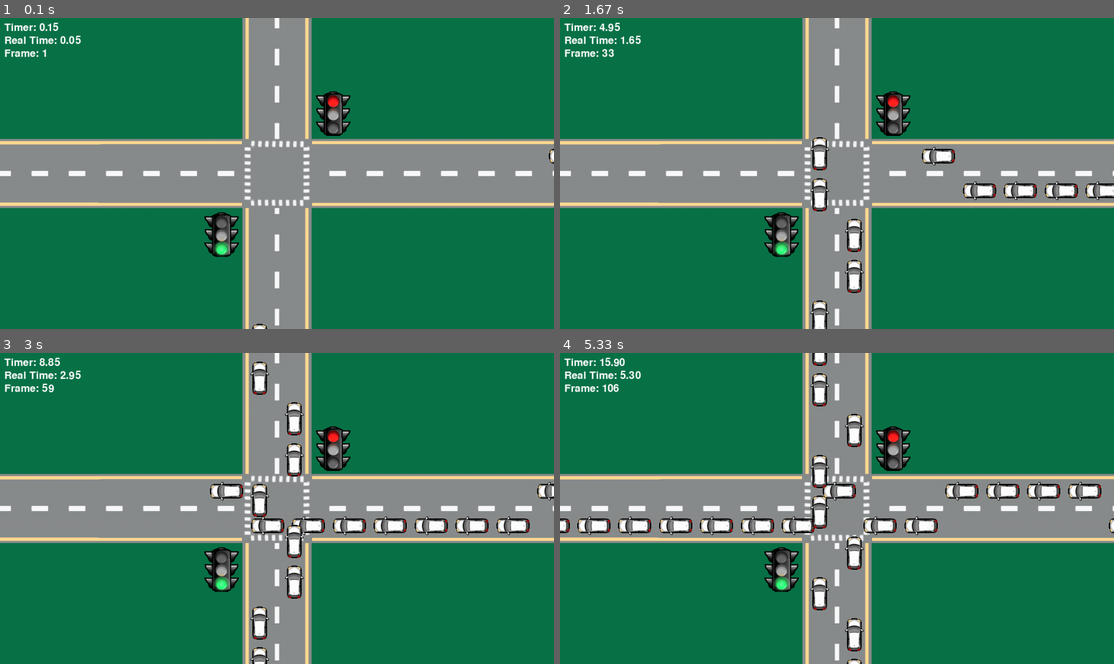
Above: before the commit, frames 1-4 (two rows, left to right).
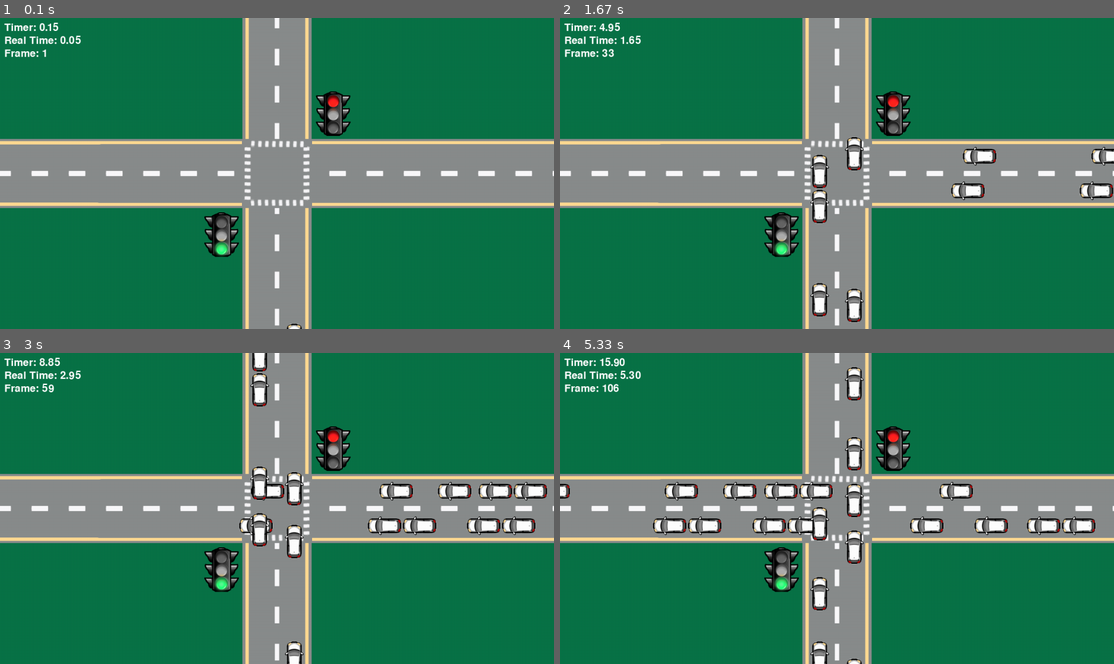
Above: after the commit, the same moments.

Repository: IChaudhry892/csce-4430-project
Game: pygame game, started from pygame-traffic-test/main.py
Same seed, same stepped clock (60 frames per second), same inputs: the game is played once before the commit and once after it.
Inputs:
- Up to frame 1 (0.1 s): no input
- Up to frame 2 (1.67 s): no input
- Up to frame 3 (3 s): no input
- Up to frame 4 (5.33 s): no input

The runs differ from the first frame. In frame 1, 0.1% of the frame differs, in the area x 45-100%, y 42-100%; in frame 2, 3.6%; in frame 3, 5.7%; in frame 4, 7.5%, in the area x 0-100%, y 0-100%.

Commit message:
Modify vehicle spawning.
Each road now has two lane lists instead of all four lanes being tracked in Scenario.py. Now, vehicles can spawn in both lanes in a road at the same time.

Diff:
--- a/pygame-traffic-test/Graphics/SimulationGraphicConfig.py
+++ b/pygame-traffic-test/Graphics/SimulationGraphicConfig.py
@@ -40,13 +40,17 @@
     # Vehicle Constants
     VEHICLE_WIDTH = 80
     VEHICLE_HEIGHT = 60
-    VERTICAL_ROAD_VEHICLE_START_Y = SCREEN_HEIGHT
-    HORIZONTAL_ROAD_VEHICLE_START_X = SCREEN_WIDTH
+    VERTICAL_ROAD_START_Y = SCREEN_HEIGHT
+    VERTICAL_ROAD_LEFT_LANE_START_X = (SCREEN_WIDTH // 2) - (ROAD_WIDTH // 4) - (VEHICLE_HEIGHT // 2)
+    VERTICAL_ROAD_RIGHT_LANE_START_X = (SCREEN_WIDTH // 2) + (ROAD_WIDTH // 4) - (VEHICLE_HEIGHT // 2)
+    HORIZONTAL_ROAD_START_X = SCREEN_WIDTH
+    HORIZONTAL_ROAD_LEFT_LANE_START_Y = (SCREEN_HEIGHT // 2) + (ROAD_WIDTH // 4) - (VEHICLE_HEIGHT // 2)
+    HORIZONTAL_ROAD_RIGHT_LANE_START_Y = (SCREEN_HEIGHT // 2) - (ROAD_WIDTH // 4) - (VEHICLE_HEIGHT // 2)
     LANE_STARTING_POSITIONS = {
-        "vertical_road_left_lane": [(SCREEN_WIDTH // 2) - (ROAD_WIDTH // 4) - (VEHICLE_HEIGHT // 2), VERTICAL_ROAD_VEHICLE_START_Y],
-        "vertical_road_right_lane": [SCREEN_WIDTH // 2 + (ROAD_WIDTH // 4) - (VEHICLE_HEIGHT // 2), VERTICAL_ROAD_VEHICLE_START_Y],
-        "horizontal_road_left_lane": [HORIZONTAL_ROAD_VEHICLE_START_X, (SCREEN_HEIGHT // 2) + (ROAD_WIDTH // 4) - (VEHICLE_HEIGHT // 2)],
-        "horizontal_road_right_lane": [HORIZONTAL_ROAD_VEHICLE_START_X, (SCREEN_HEIGHT // 2) - (ROAD_WIDTH // 4) - (VEHICLE_HEIGHT // 2)]
+        "vertical_road_left_lane": [VERTICAL_ROAD_LEFT_LANE_START_X, VERTICAL_ROAD_START_Y],
+        "vertical_road_right_lane": [VERTICAL_ROAD_RIGHT_LANE_START_X, VERTICAL_ROAD_START_Y],
+        "horizontal_road_left_lane": [HORIZONTAL_ROAD_START_X, HORIZONTAL_ROAD_LEFT_LANE_START_Y],
+        "horizontal_road_right_lane": [HORIZONTAL_ROAD_START_X, HORIZONTAL_ROAD_RIGHT_LANE_START_Y]
     }
     VEHICLE_SPAWN_GAP_METERS = 0.5  # Minimum gap between spawned vehicles in meters
 
--- a/pygame-traffic-test/Road/Road.py
+++ b/pygame-traffic-test/Road/Road.py
@@ -1,4 +1,5 @@
 import random
+import pygame
 from Animation.Animatable import Animatable
 from Graphics.SimulationGraphicConfig import SimulationGraphicConfig
 from SimulationToolbox.SimulationConfig import SimulationConfig
@@ -14,6 +15,11 @@
         self.road_id = road_id
         self.traffic_intensity = traffic_intensity # Probability of spawning a vehicle per virtual minute
 
+        self.vehicle_lanes = {
+            "left_lane": [],
+            "right_lane": []
+        }
+
     def draw(self, screen):
         screen.blit(self.image, (self.x, self.y))
 
@@ -23,12 +29,62 @@
     def getRoadID(self):
         return self.road_id
 
-    def create_vehicle(self, images: dict) -> Vehicle:
+    def get_lane_key(self, lane_id):
+        return f"{self.road_id}_{lane_id}"
+
+    def can_spawn_in_lane(self, lane_id, screen) -> bool:
+        """Check if a vehicle can be spawned in the specified lane based on existing vehicles"""
+        lane_vehicle_list = self.vehicle_lanes[lane_id]
+        lane_key = self.get_lane_key(lane_id)
+        min_gap = max(SimulationGraphicConfig.VEHICLE_WIDTH, SimulationGraphicConfig.VEHICLE_HEIGHT) + (SimulationGraphicConfig.VEHICLE_SPAWN_GAP_METERS * SimulationConfig.PIXELS_PER_METER)
+        spawn_x = SimulationGraphicConfig.LANE_STARTING_POSITIONS[lane_key][0]
+        spawn_y = SimulationGraphicConfig.LANE_STARTING_POSITIONS[lane_key][1]
+
+        spawn_rectangle = pygame.Rect((spawn_x, spawn_y, SimulationGraphicConfig.VEHICLE_WIDTH, SimulationGraphicConfig.VEHICLE_HEIGHT))
+        pygame.draw.rect(screen, (255, 0, 0), spawn_rectangle, 2)  # For debugging: visualize spawn area
+        for vehicle in lane_vehicle_list:
+            vehicle_rectangle = pygame.Rect((vehicle.x, vehicle.y, vehicle.width, vehicle.height))
+            pygame.draw.rect(screen, (0, 255, 0), vehicle_rectangle, 2)  # For debugging: visualize existing vehicle
+            if spawn_rectangle.colliderect(vehicle_rectangle):
+                print(f"Cannot spawn in {lane_key}: spawn area occupied by vehicle at ({vehicle.x}, {vehicle.y})")
+                return False
+        return True
+
+    def register_vehicle_in_lane(self, vehicle: Vehicle) -> None:
+        """Register a vehicle in the specified lane's vehicle list"""
+        lane_id = vehicle.lane_id
+        self.vehicle_lanes[lane_id].append(vehicle)
+
+    def remove_vehicle_from_lane(self, vehicle: Vehicle) -> None:
+        """Remove a vehicle from the specified lane's vehicle list"""
+        lane_id = vehicle.lane_id
+        if vehicle in self.vehicle_lanes[lane_id]:
+            self.vehicle_lanes[lane_id].remove(vehicle)
+
+    def choose_spawn_lane(self) -> str:
+        """Choose a lane to spawn a vehicle, ensuring it's not occupied"""
+        possible_lanes = list(self.vehicle_lanes.keys())
+        return random.choice(possible_lanes)
+
+    def try_spawn_vehicle_in_lane(self, scenario, screen) -> bool:
+        """Attempt to spawn a vehicle in the specified lane if possible"""
+        first_lane = self.choose_spawn_lane()
+        second_lane = "left_lane" if first_lane == "right_lane" else "right_lane"
+        lane_order = [first_lane, second_lane]
+        for lane_id in lane_order:
+            if self.can_spawn_in_lane(lane_id, screen):
+                vehicle = self.create_vehicle(scenario.images, lane_id)
+                scenario.register_vehicle_in_scenario(vehicle)
+                self.register_vehicle_in_lane(vehicle)
+                return True
+        return False
+
+    def create_vehicle(self, images: dict, lane_id: str) -> Vehicle:
         """
         Create (but do not register) a Vehicle for this road.
         Returns a Vehicle instance; caller should add it to the scenario.
         """
-        lane_id = random.choice(["left_lane", "right_lane"])
+        # lane_id = random.choice(["left_lane", "right_lane"])
 
         if self.road_id == SimulationConfig.ROAD_IDS["Vertical Road"]:
             img = images['car_north']
@@ -37,24 +93,24 @@
             img = images['car_west']
             return Vehicle(SimulationGraphicConfig.VEHICLE_WIDTH, SimulationGraphicConfig.VEHICLE_HEIGHT, SimulationConfig.VEHICLE_VELOCITY_MPS, img, self.road_id, lane_id)
 
-    def is_vehicle_spawn_occupied(self, vehicle, min_distance):
-        """Check if a vehicle is too close to the spawn point"""
-        if self.road_id == SimulationConfig.ROAD_IDS["Vertical Road"]:
-            return abs(vehicle.y - SimulationGraphicConfig.VERTICAL_ROAD_VEHICLE_START_Y) < min_distance
-        elif self.road_id == SimulationConfig.ROAD_IDS["Horizontal Road"]:
-            return abs(vehicle.x - SimulationGraphicConfig.HORIZONTAL_ROAD_VEHICLE_START_X) < min_distance
-        return False
+    # def is_vehicle_spawn_occupied(self, vehicle, min_distance):
+    #     """Check if a vehicle is too close to the spawn point"""
+    #     if self.road_id == SimulationConfig.ROAD_IDS["Vertical Road"]:
+    #         return abs(vehicle.y - SimulationGraphicConfig.VERTICAL_ROAD_START_Y) < min_distance
+    #     elif self.road_id == SimulationConfig.ROAD_IDS["Horizontal Road"]:
+    #         return abs(vehicle.x - SimulationGraphicConfig.HORIZONTAL_ROAD_START_X) < min_distance
+    #     return False
 
-    def can_spawn_vehicle(self, scenario) -> bool:
-        """Check if a vehicle can be spawned on this road based on existing vehicles in each lane"""
-        for lane_id in ["left_lane", "right_lane"]:
-            lane_key = f"{self.road_id}_{lane_id}"
-            vehicles_in_lane = scenario.vehicle_lanes[lane_key]
+    # def can_spawn_vehicle(self, scenario) -> bool:
+    #     """Check if a vehicle can be spawned on this road based on existing vehicles in each lane"""
+    #     for lane_id in ["left_lane", "right_lane"]:
+    #         lane_key = f"{self.road_id}_{lane_id}"
+    #         vehicles_in_lane = scenario.vehicle_lanes[lane_key]
 
-            # Check if any vehicle in the lane is too close to the spawn point
-            for vehicle in vehicles_in_lane:
-                min_spawn_distance = max(SimulationGraphicConfig.VEHICLE_WIDTH, SimulationGraphicConfig.VEHICLE_HEIGHT) + (SimulationGraphicConfig.VEHICLE_SPAWN_GAP_METERS * SimulationConfig.PIXELS_PER_METER)
-                if self.is_vehicle_spawn_occupied(vehicle, min_spawn_distance):
-                    print(f"Cannot spawn on {lane_key}: too close to existing vehicle at ({vehicle.x}, {vehicle.y})")
-                    return False  # Cannot spawn if any vehicle is too close
-        return True
+    #         # Check if any vehicle in the lane is too close to the spawn point
+    #         for vehicle in vehicles_in_lane:
+    #             min_spawn_distance = max(SimulationGraphicConfig.VEHICLE_WIDTH, SimulationGraphicConfig.VEHICLE_HEIGHT) + (SimulationGraphicConfig.VEHICLE_SPAWN_GAP_METERS * SimulationConfig.PIXELS_PER_METER)
+    #             if self.is_vehicle_spawn_occupied(vehicle, min_spawn_distance):
+    #                 print(f"Cannot spawn on {lane_key}: too close to existing vehicle at ({vehicle.x}, {vehicle.y})")
+    #                 return False  # Cannot spawn if any vehicle is too close
+    #     return True
--- a/pygame-traffic-test/SimulationToolbox/Scenario.py
+++ b/pygame-traffic-test/SimulationToolbox/Scenario.py
@@ -19,12 +19,12 @@
         self.images = images    # Images dictionary for loading graphics
 
         # Lists for tracking vehicles in each lane
-        self.vehicle_lanes = {
-            "vertical_road_left_lane": [],
-            "vertical_road_right_lane": [],
-            "horizontal_road_left_lane": [],
-            "horizontal_road_right_lane": []
-        }
+        # self.vehicle_lanes = {
+        #     "vertical_road_left_lane": [],
+        #     "vertical_road_right_lane": [],
+        #     "horizontal_road_left_lane": [],
+        #     "horizontal_road_right_lane": []
+        # }
 
         # FOR TESTING: Track how many vehicles spawned per lane (keys: "vertical_road_left_lane", etc.)
         self.spawn_counts = {
@@ -34,11 +34,11 @@
             "horizontal_road_right_lane": 0
         }
 
-    def register_vehicle(self, vehicle: Vehicle) -> None:
+    def register_vehicle_in_scenario(self, vehicle: Vehicle) -> None:
         """Add a vehicle to components list and the appropriate lane list"""
         self.addComponent(vehicle)
         lane_key = f"{vehicle.road_id}_{vehicle.lane_id}"
-        self.vehicle_lanes[lane_key].append(vehicle)
+        # self.vehicle_lanes[lane_key].append(vehicle)
 
         # FOR TESTING: Update spawn counts
         self.spawn_counts[lane_key] += 1
@@ -81,13 +81,16 @@
         if isinstance(o, Intersection) and self.intersection is o:
             self.intersection = None
         if isinstance(o, Vehicle):
-            self.remove_vehicle(o)
+            self.remove_vehicle_from_scenario(o)
 
-    def remove_vehicle(self, vehicle) -> None:
+    def remove_vehicle_from_scenario(self, vehicle) -> None:
         """Remove a vehicle from its lane list"""
-        lane_key = f"{vehicle.road_id}_{vehicle.lane_id}"
-        if vehicle in self.vehicle_lanes[lane_key]:
-            self.vehicle_lanes[lane_key].remove(vehicle)
+        # lane_key = f"{vehicle.road_id}_{vehicle.lane_id}"
+        # if vehicle in self.vehicle_lanes[lane_key]:
+        #     self.vehicle_lanes[lane_key].remove(vehicle)
+        for component in self.components:
+            if isinstance(component, Road):
+                component.remove_vehicle_from_lane(vehicle)
 
     def getComponents(self) -> list:
         """Get all components in the scenario"""
--- a/pygame-traffic-test/SimulationToolbox/ScenarioHandler.py
+++ b/pygame-traffic-test/SimulationToolbox/ScenarioHandler.py
@@ -65,14 +65,23 @@
             self.timer += virtual_time_per_frame
 
             # Spawn vehicles based on traffic intensity for each road
+            # for road in self.scenario.getComponents():
+            #     if isinstance(road, Road) and random.random() < road.getTrafficIntensity() and road.can_spawn_vehicle(self.scenario):
+            #             vehicle = road.create_vehicle(self.scenario.images)
+            #             self.scenario.register_vehicle(vehicle)
+
+            #             # FOR TESTING: Update and print spawn counts
+            #             lane_key = f"{vehicle.road_id}_{vehicle.lane_id}"
+            #             print(f"Spawned vehicle in {lane_key}: total={self.scenario.spawn_counts[lane_key]}")
+
             for road in self.scenario.getComponents():
-                if isinstance(road, Road) and random.random() < road.getTrafficIntensity() and road.can_spawn_vehicle(self.scenario):
-                        vehicle = road.create_vehicle(self.scenario.images)
-                        self.scenario.register_vehicle(vehicle)
+                if isinstance(road, Road) and random.random() < road.getTrafficIntensity():
+                        spawned = road.try_spawn_vehicle_in_lane(self.scenario, self.display.screen)
+                        # if spawned: vehicle = spawned
 
-                        # FOR TESTING: Update and print spawn counts
-                        lane_key = f"{vehicle.road_id}_{vehicle.lane_id}"
-                        print(f"Spawned vehicle in {lane_key}: total={self.scenario.spawn_counts[lane_key]}")
+                        # # FOR TESTING: Update and print spawn counts
+                        # lane_key = f"{vehicle.road_id}_{vehicle.lane_id}"
+                        # print(f"Spawned vehicle in {lane_key}: total={self.scenario.spawn_counts[lane_key]}")
 
             # Update simulatable components (just vehicles for now)
             for simulatable in self.scenario.getSimulatables()[:]:
--- a/pygame-traffic-test/SimulationToolbox/SimulationConfig.py
+++ b/pygame-traffic-test/SimulationToolbox/SimulationConfig.py
@@ -10,4 +10,4 @@
     STOP_REAL_TIME = 30.0   # Stop simulation after 30 real-time seconds
 
     ROAD_IDS = {"Vertical Road": "vertical_road", "Horizontal Road": "horizontal_road"}
-    TRAFFIC_INTENSITIES = {"high": 15, "medium": 0.10, "low": 0.05} # Chance of spawning a vehicle per virtual minute per road
+    TRAFFIC_INTENSITIES = {"high": 0.15, "medium": 0.10, "low": 0.05} # Chance of spawning a vehicle per virtual minute per road
